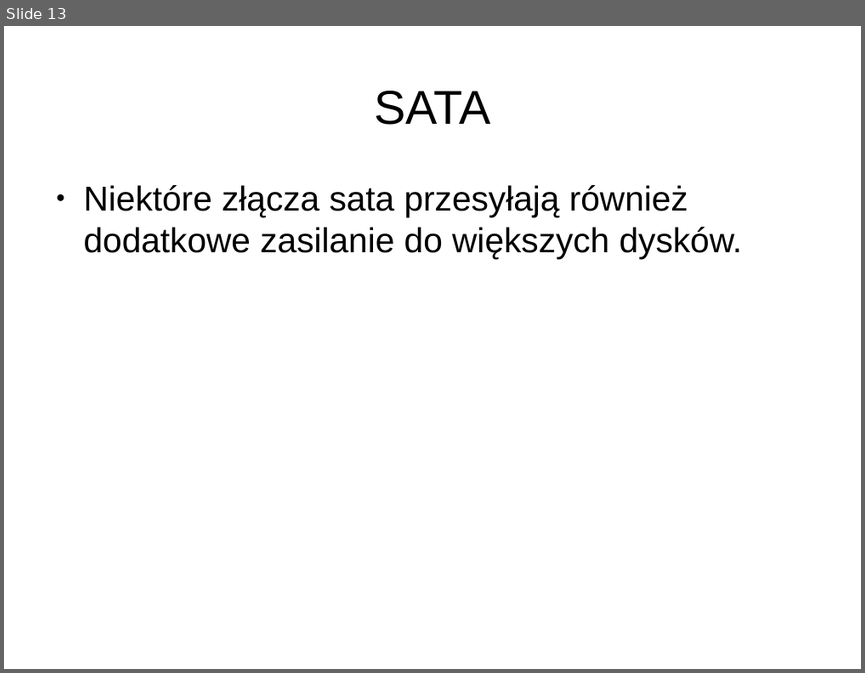
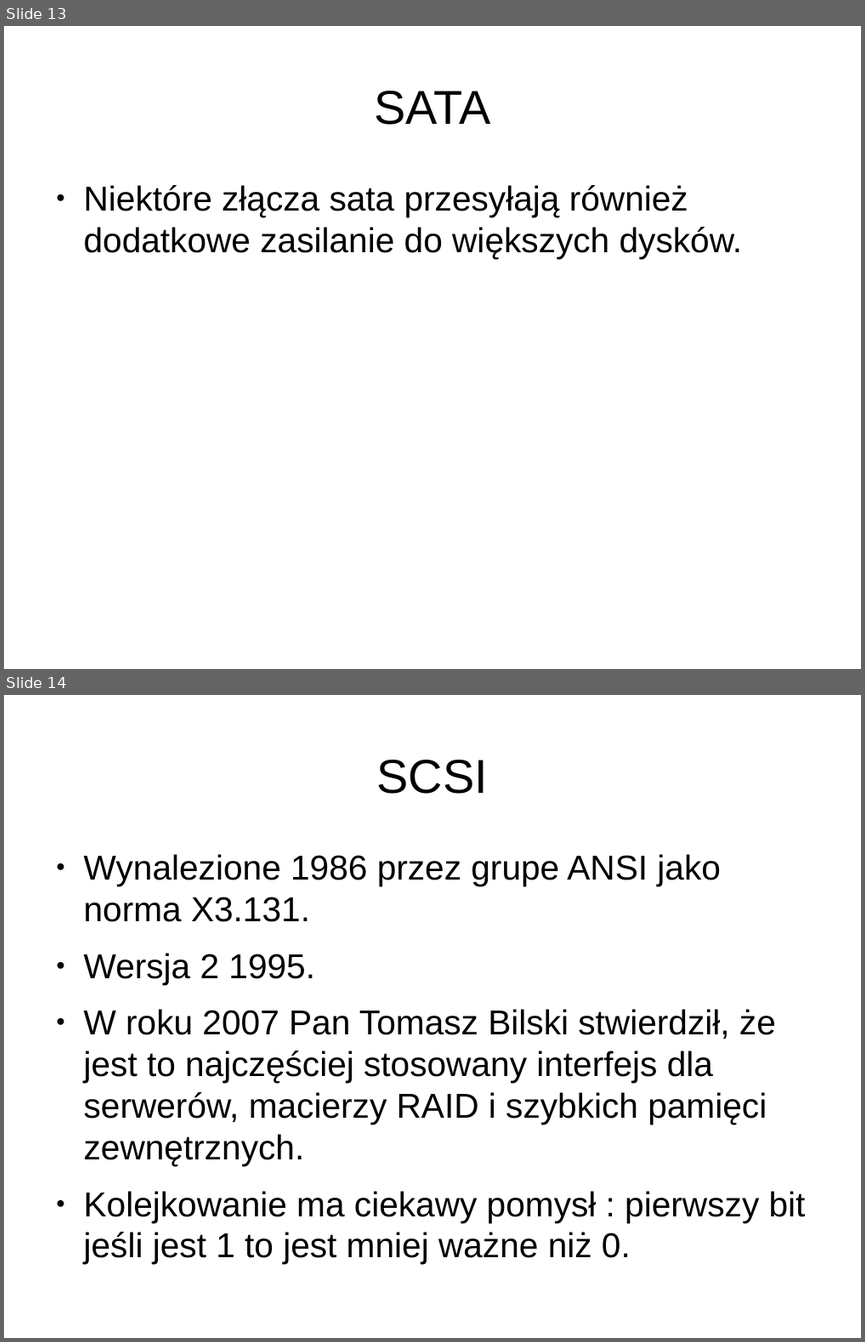
Before and after one commit to Lupa666/PUTDungeon, a slide deck: Magazyny_Danych_Dla_Nas.odp. Shown one above the other, each under a label of ours: slide 13 before the commit, slides 13 and 14 after it. The pictures are 865x673 and 865x1342 pixels, drawn with LibreOffice and Linux fonts; fonts in the diff are those of the drawing; background and template pictures are left out. Boxes give left, top, right and bottom in pixels: in the first picture for what was removed or moved away, otherwise in the second. Text is boxed around its words. In the diff, an @@ line names an element or a change of style, - is before the commit and + after.

Commit message:
Jest ATA SATA SCSI

```diff
--- a/Magazyny_Danych_Dla_Nas.odp
+++ b/Magazyny_Danych_Dla_Nas.odp
@@ slide 14 added at (x1=4, y1=695, x2=861, y2=1338), background #FFFFFF @@
@@ title added at (x1=377, y1=760, x2=488, y2=794), 44 pt, text #000000 @@
+SCSI
@@ text added at (x1=84, y1=854, x2=806, y2=1264), 32 pt, text #000000 @@
+● Wynalezione 1986 przez grupe ANSI jako norma X3.131.
+● Wersja 2 1995.
+● W roku 2007 Pan Tomasz Bilski stwierdził, że jest to najczęściej stosowany interfejs dla serwerów, macierzy RAID i szybkich pamięci zewnętrznych.
+● Kolejkowanie ma ciekawy pomysł : pierwszy bit jeśli jest 1 to jest mniej ważne niż 0.
```
Also in this commit, not shown: 13 other slides added.
